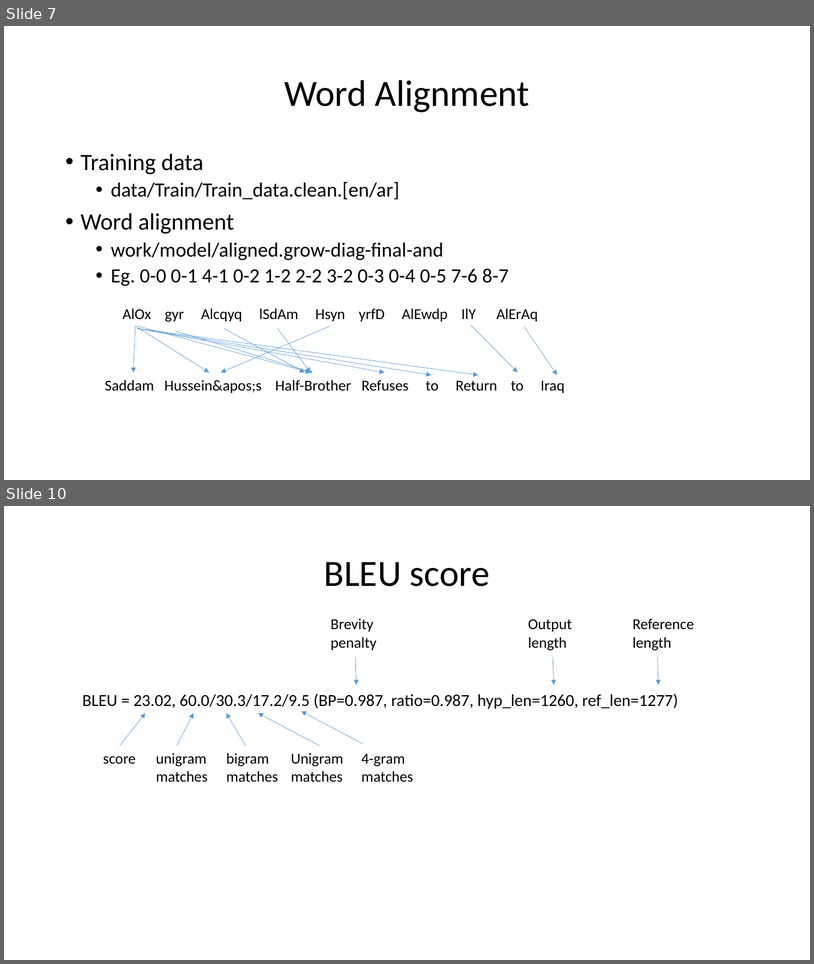
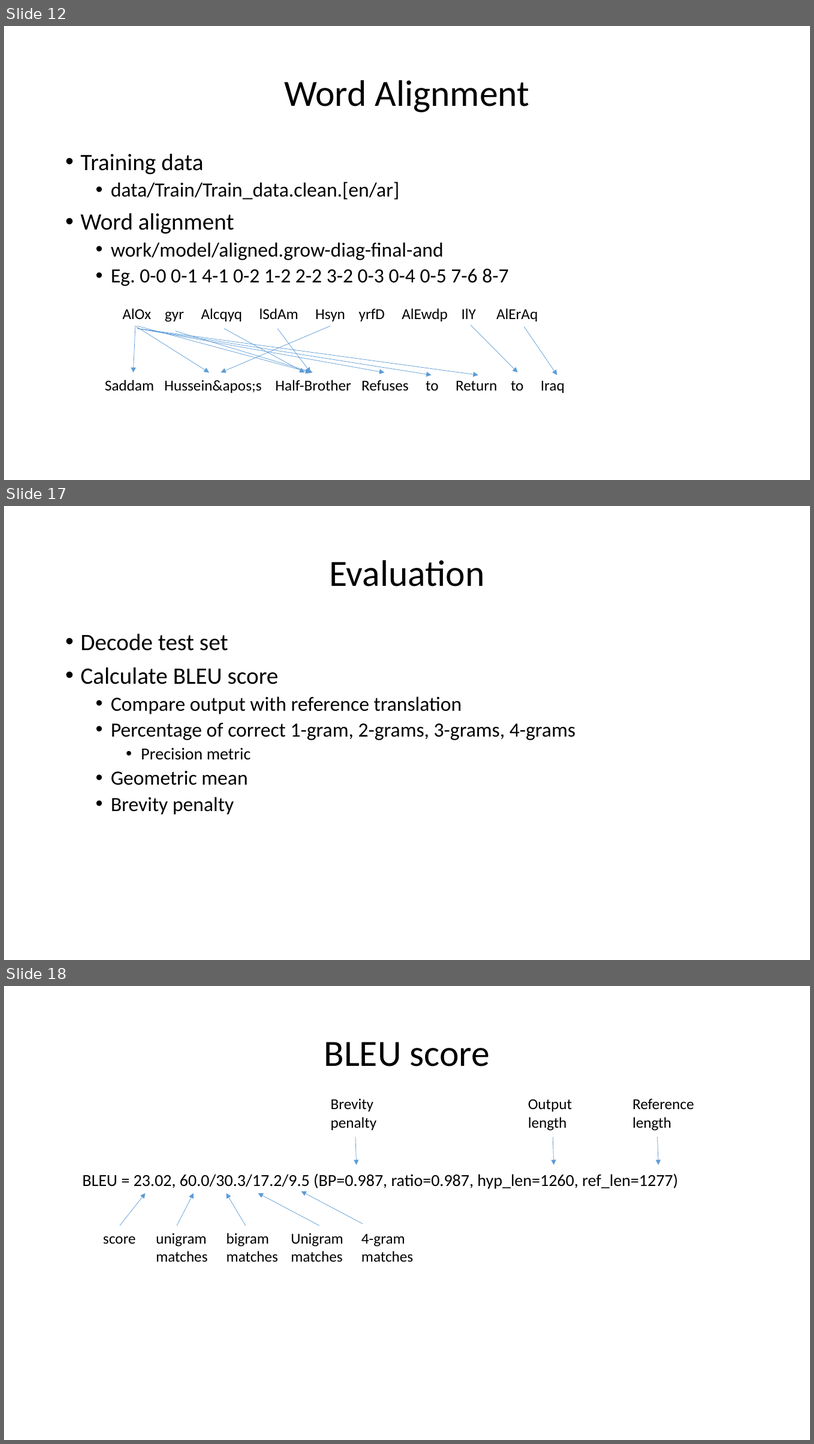
Before and after one commit to hieuhoang/papers, a slide deck: mtma16/slides.pptx. Shown one above the other, each under a label of ours: slides 7 and 10 before the commit, slides 12, 17 and 18 after it; the slides between them are not shown. The pictures are 814x964 and 814x1444 pixels, drawn with LibreOffice and Linux fonts; fonts in the diff are those of the drawing. Boxes give left, top, right and bottom in pixels: in the first picture for what was removed or moved away, otherwise in the second. Text is boxed around its words. In the diff, an @@ line names an element or a change of style, - is before the commit and + after.

```diff
--- a/mtma16/slides.pptx
+++ b/mtma16/slides.pptx
@@ slide 17 added at bbox=[4, 506, 810, 960], background #FFFFFF @@
@@ title added at bbox=[329, 560, 485, 586], 44 pt, text #000000 @@
+Evaluation
@@ text added at bbox=[81, 633, 576, 814], 24 pt, text #000000 @@
+• Decode test set
+• Calculate BLEU score
+  • Compare output with reference translation
+  • Percentage of correct 1-gram, 2-grams, 3-grams, 4-grams
+    • Precision metric
+  • Geometric mean
+  • Brevity penalty
@@ what was slide 7 is now slide 12 @@
@@ what was slide 10 is now slide 18 @@
```
Also in this commit, not shown: 6 slides changed, 7 other slides added, 1 other file.
